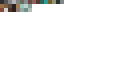
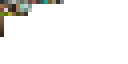
Comparing the layer stacks of the two 128 x 64 images. Changes:
added layer "Background" over [0, 12, 28, 37]
